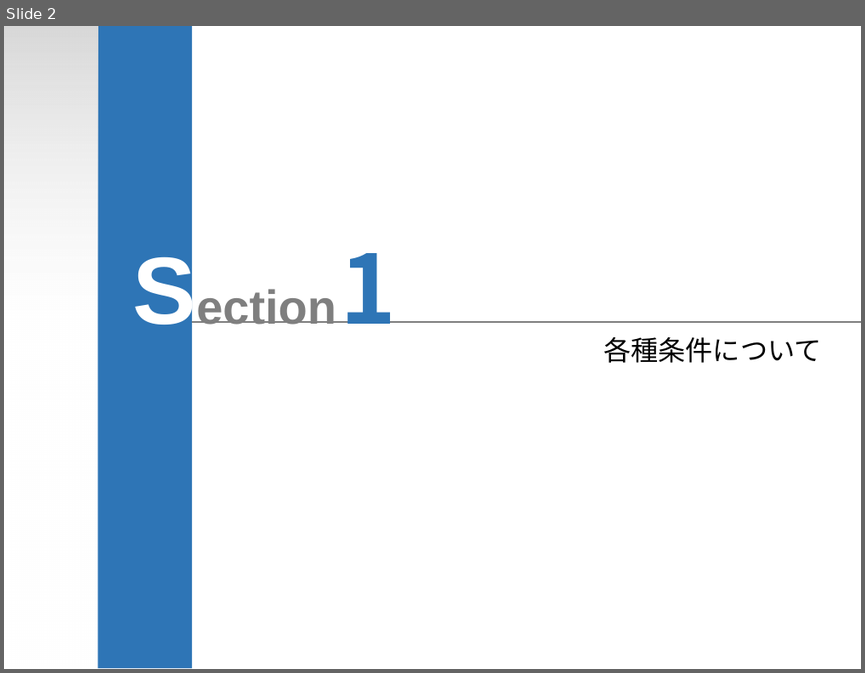
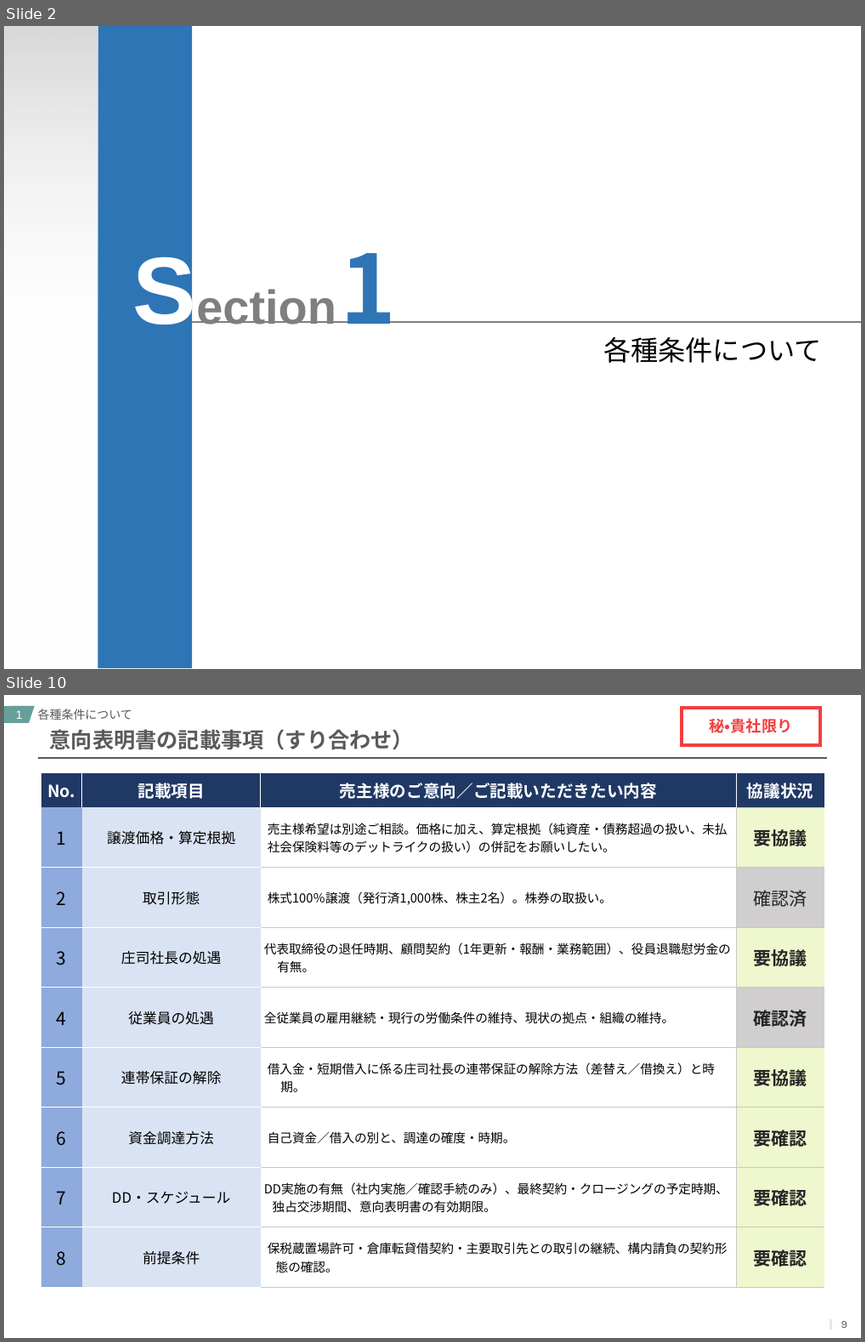
Before and after one commit to keisuketagaito/github-1st, a slide deck: 株式会社高塚商事/高塚商事_今後のスケジュールと論点整理.pptx. Shown one above the other, each under a label of ours: slide 2 before the commit, slides 2 and 10 after it; the slides between them are not shown. The pictures are 865x673 and 865x1342 pixels, drawn with LibreOffice and Linux fonts; fonts in the diff are those of the drawing; background and template pictures are left out. Boxes give left, top, right and bottom in pixels: in the first picture for what was removed or moved away, otherwise in the second. Text is boxed around its words. In the diff, an @@ line names an element or a change of style, - is before the commit and + after.

```diff
--- a/株式会社高塚商事/高塚商事_今後のスケジュールと論点整理.pptx
+++ b/株式会社高塚商事/高塚商事_今後のスケジュールと論点整理.pptx
@@ slide 10 added at (x1=4, y1=695, x2=861, y2=1338), background #FFFFFF @@
@@ parallelogram added at (x1=4, y1=706, x2=28, y2=723), fill #66A09A @@
@@ parallelogram added at (x1=4, y1=706, x2=34, y2=723), fill #66A09A @@
@@ parallelogram added at (x1=4, y1=706, x2=34, y2=723), fill #66A09A, 10 pt, text #FFFFFF @@
+1
@@ text added at (x1=38, y1=709, x2=132, y2=720), 10 pt, text #5A5A5A @@
+各種条件について
@@ rectangle added at (x1=681, y1=708, x2=820, y2=745), fill #FFFFFF, outline #F14040 3 pt, 13 pt, text #F14040, bold @@
+秘・貴社限り
@@ title added at (x1=50, y1=729, x2=414, y2=750), 18 pt, text #5A5A5A, bold @@
+意向表明書の記載事項（すり合わせ）
@@ line added from (37, 758) to (828, 758), #5A5A5A 1 pt @@
@@ table added at (x1=41, y1=774, x2=824, y2=1287), 9 rows, 4 columns @@
+No. | 記載項目 | 売主様のご意向／ご記載いただきたい内容 | 協議状況
+1 | 譲渡価格・算定根拠 | 売主様希望は別途ご相談。価格に加え、算定根拠（純資産・債務超過の扱い、未払社会保険料等のデットライクの扱い）の併記をお願いしたい。 | 要協議
+2 | 取引形態 | 株式100％譲渡（発行済1,000株、株主2名）。株券の取扱い。 | 確認済
+3 | 庄司社長の処遇 | 代表取締役の退任時期、顧問契約（1年更新・報酬・業務範囲）、役員退職慰労金の有無。 | 要協議
+4 | 従業員の処遇 | 全従業員の雇用継続・現行の労働条件の維持、現状の拠点・組織の維持。 | 確認済
+5 | 連帯保証の解除 | 借入金・短期借入に係る庄司社長の連帯保証の解除方法（差替え／借換え）と時期。 | 要協議
+6 | 資金調達方法 | 自己資金／借入の別と、調達の確度・時期。 | 要確認
+7 | DD・スケジュール | DD実施の有無（社内実施／確認手続のみ）、最終契約・クロージングの予定時期、独占交渉期間、意向表明書の有効期限。 | 要確認
+8 | 前提条件 | 保税蔵置場許可・倉庫転貸借契約・主要取引先との取引の継続、構内請負の契約形態の確認。 | 要確認
@@ line added from (831, 1319) to (831, 1329), #E7E6E6 2 pt @@
@@ page number added at (x1=841, y1=1321, x2=847, y2=1327), 9 pt, text #5A5A5A @@
+9
```
Also in this commit, not shown: 6 slides changed, 2 other slides added, 1 slide removed, 2 other files.
